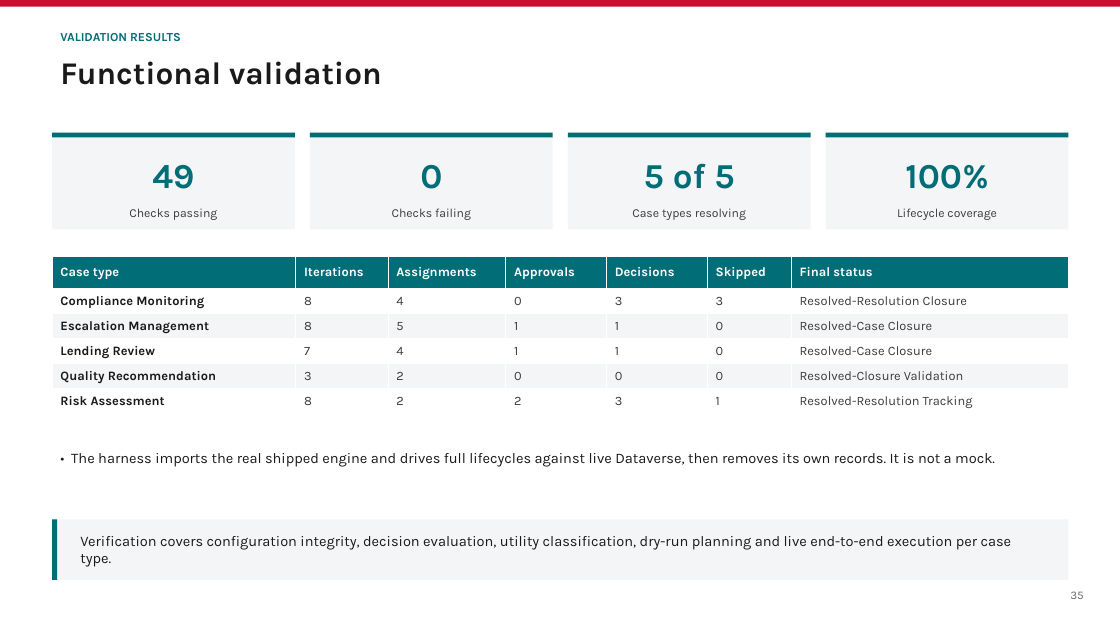
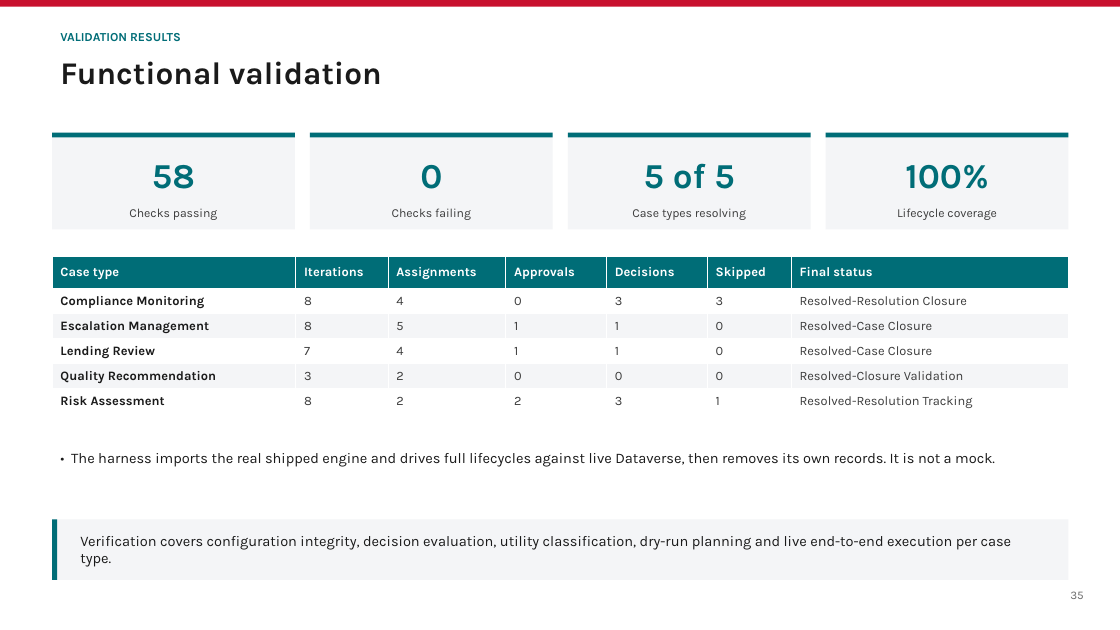
Before and after one commit to parclarke/LDD, a slide deck: slide 35 of lending-due-diligence-app/docs/Pega-to-PowerPlatform-Migration-PoC.pptx. Drawn at 1120x630 pixels with LibreOffice and Linux fonts; fonts in the diff are those of the drawing. Boxes give left, top, right and bottom in pixels: in the first picture for what was removed or moved away, otherwise in the second. Text is boxed around its words. In the diff, an @@ line names an element or a change of style, - is before the commit and + after.

```diff
--- a/lending-due-diligence-app/docs/Pega-to-PowerPlatform-Migration-PoC.pptx
+++ b/lending-due-diligence-app/docs/Pega-to-PowerPlatform-Migration-PoC.pptx
@@ text at (152,165,195,189): text changed @@
-49
+58
```
Also in this commit, not shown: 2 other files.
